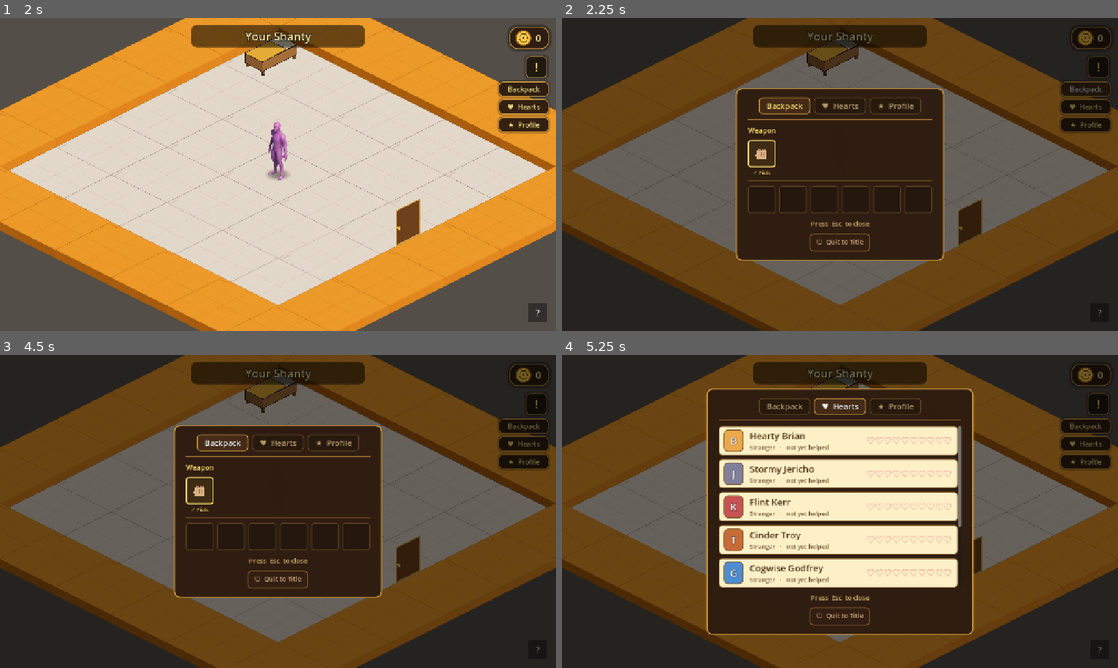
Above: before the commit, frames 1-4 (two rows, left to right).
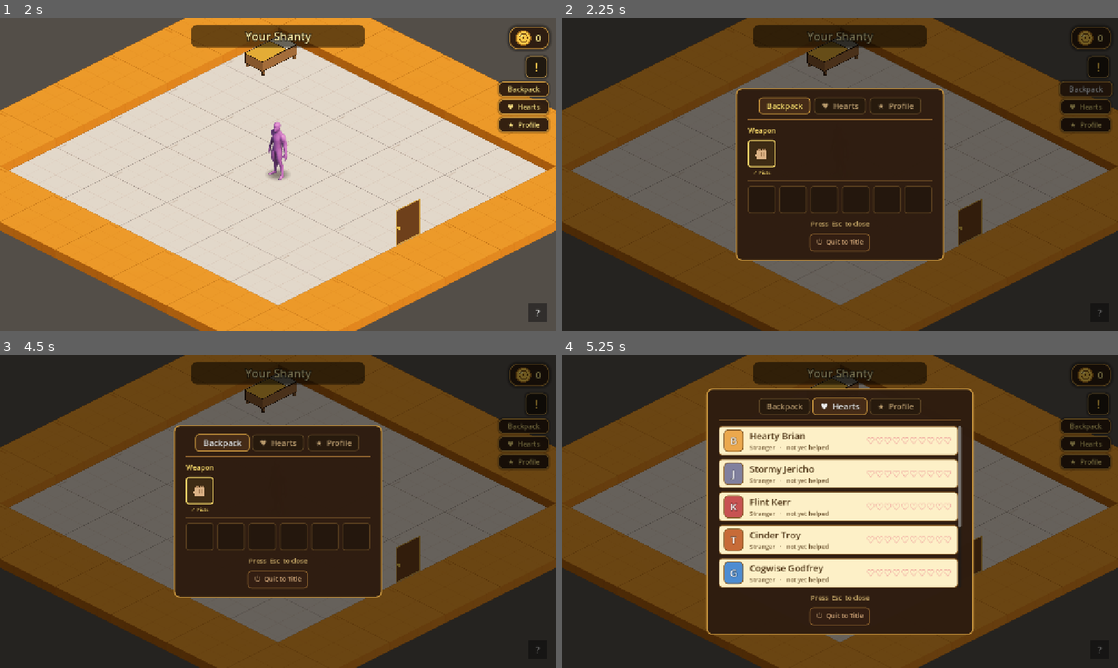
Above: after the commit, the same moments.

Repository: TairoyZone/shivaliva-shanty
Game: Godot game, scene res://main.tscn
The game is run twice, just before and just after one commit, with the same random seed, the same clock (stepped at 60 frames per second) and the same inputs.
Inputs:
- Up to frame 1 (2 s): click "New Game" at 0.5 s; click "Let's get to it" at 1.25 s
- Up to frame 2 (2.25 s): click "Backpack" at 2 s
- Up to frame 3 (4.5 s): click "♥ Hearts" at 2.75 s; click "★ Profile" at 3.5 s; click "Backpack" at 4.25 s
- Up to frame 4 (5.25 s): click "♥ Hearts" at 5 s

Frame 1 is identical in both runs. In frame 2, less than 0.1% of the frame differs, in the area x 89-99%, y 20-26%; in frame 3, 0.2%, in the area x 35-45%, y 25-31%; in frame 4, 0.2%.

Commit message:
feat(juice): system-wide button hover/press feel (UiJuice autoload)
autoloads/ui_juice.gd - listens on the tree's node_added and gives every BaseButton a subtle scale on HOVER (up 1.06) + PRESS (down 0.94), one hook so every button (code- or scene-built) feels alive and new ones inherit it for free. Pairs with the Audio click hook. Re-entrancy-safe (centres the pivot + kills the prior tween via a meta-stored handle). Registered as an autoload after Audio.

Co-Authored-By: Claude Opus 4.8 <noreply@anthropic.com>

Diff:
--- /dev/null
+++ b/autoloads/ui_juice.gd
@@ -0,0 +1,39 @@
+## UiJuice — system-wide button FEEL. Listens on the tree's node_added and gives every BaseButton a subtle
+## scale on HOVER (up) and PRESS (down) — one hook, so every button (code- or scene-built) feels alive and
+## new ones inherit it for free. Pairs with the Audio click hook (which handles the sound). PROCESS_MODE_ALWAYS
+## so paused panels still react. Re-entrancy-safe — kills the prior tween before a new one. See [[godot-borrow-todo]].
+extends Node
+
+const HOVER_SCALE : float = 1.06
+const PRESS_SCALE : float = 0.94
+
+
+func _ready() -> void:
+
+	process_mode = Node.PROCESS_MODE_ALWAYS
+	if get_tree() != null:
+		get_tree().node_added.connect(_on_node_added)
+
+
+func _on_node_added(node: Node) -> void:
+
+	if node is BaseButton and not node.has_meta("_uijuice"):
+		var b : BaseButton = node as BaseButton
+		b.set_meta("_uijuice", true)
+		b.mouse_entered.connect(_scale_to.bind(b, HOVER_SCALE, 0.12))
+		b.mouse_exited.connect(_scale_to.bind(b, 1.0, 0.12))
+		b.button_down.connect(_scale_to.bind(b, PRESS_SCALE, 0.06))
+		b.button_up.connect(_scale_to.bind(b, HOVER_SCALE, 0.10))
+
+
+func _scale_to(b: Control, s: float, dur: float) -> void:
+
+	if not is_instance_valid(b):
+		return
+	b.pivot_offset = b.size * 0.5   # centre the pivot now that the button is laid out
+	var prev : Variant = b.get_meta("_juice_tw", null)
+	if prev is Tween and (prev as Tween).is_valid():
+		(prev as Tween).kill()
+	var tw : Tween = b.create_tween()
+	tw.tween_property(b, "scale", Vector2.ONE * s, dur).set_trans(Tween.TRANS_QUAD).set_ease(Tween.EASE_OUT)
+	b.set_meta("_juice_tw", tw)
--- a/project.godot
+++ b/project.godot
@@ -18,6 +18,7 @@
 [autoload]
 
 Audio="*res://autoloads/audio.gd"
+UiJuice="*res://autoloads/ui_juice.gd"
 PlayerState="*res://autoloads/player_state.gd"
 BoardingMelee="*res://autoloads/boarding_melee.gd"
 HUD="*res://interface/hud.tscn"
